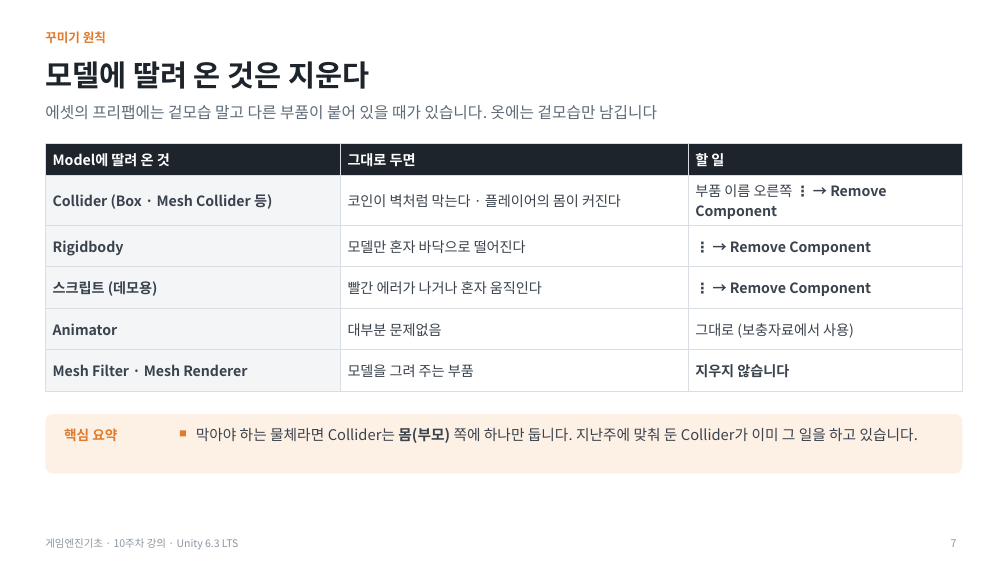
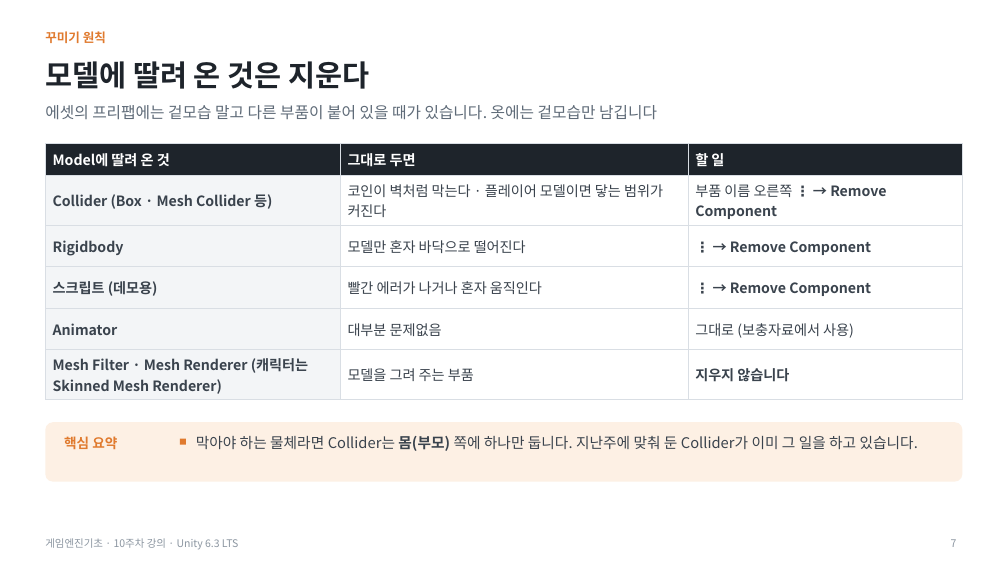
Before and after one commit to iplay-garden/game-engine-basics, a slide deck: slide 7 of 10주차/한국어/게임엔진기초_10주차_오프라인_강의슬라이드.pptx. Drawn at 1008x567 pixels with LibreOffice and Linux fonts; fonts in the diff are those of the drawing. Boxes give left, top, right and bottom in pixels: in the first picture for what was removed or moved away, otherwise in the second. Text is boxed around its words. In the diff, an @@ line names an element or a change of style, - is before the commit and + after.

```diff
--- a/10주차/한국어/게임엔진기초_10주차_오프라인_강의슬라이드.pptx
+++ b/10주차/한국어/게임엔진기초_10주차_오프라인_강의슬라이드.pptx
@@ table at [45,144,963,398] @@
-row 2, column 2: 코인이 벽처럼 막는다 · 플레이어의 몸이 커진다
+row 2, column 2: 코인이 벽처럼 막는다 · 플레이어 모델이면 닿는 범위가 커진다
-row 6, column 1: Mesh Filter · Mesh Renderer
+row 6, column 1: Mesh Filter · Mesh Renderer (캐릭터는 Skinned Mesh Renderer)
@@ 2 texts, 1 rounded rectangle, 1 rectangle: place and size @@
-2 texts, 1 rounded rectangle, 1 rectangle at [45,414,963,474]
+2 texts, 1 rounded rectangle, 1 rectangle at [45,422,963,482]
```
Also in this commit, not shown: 4 other slides changed, 13 other files.
